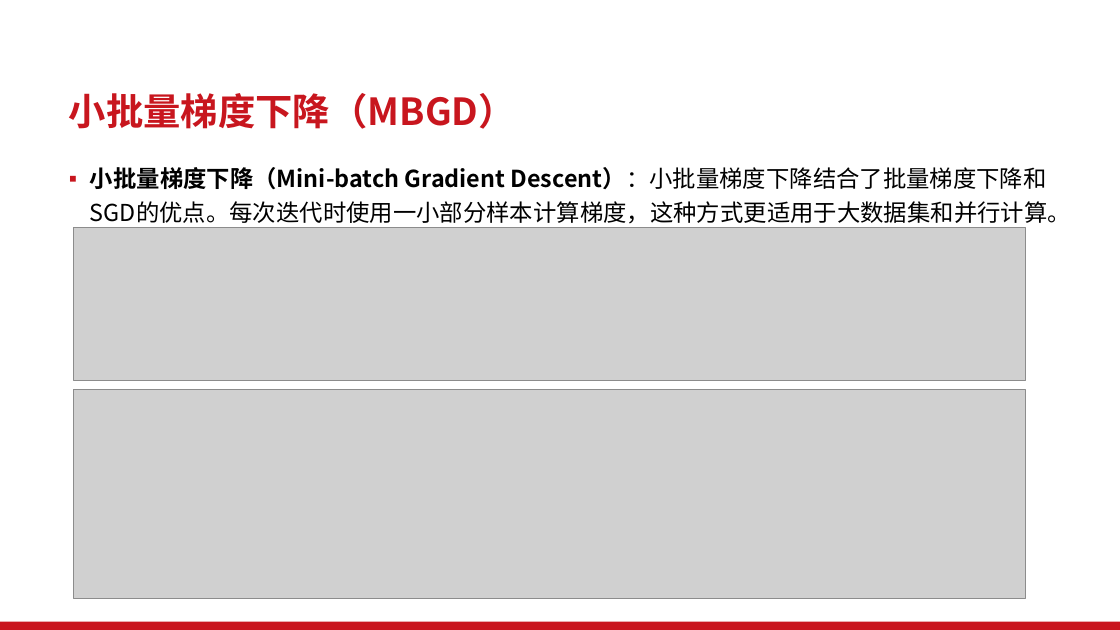
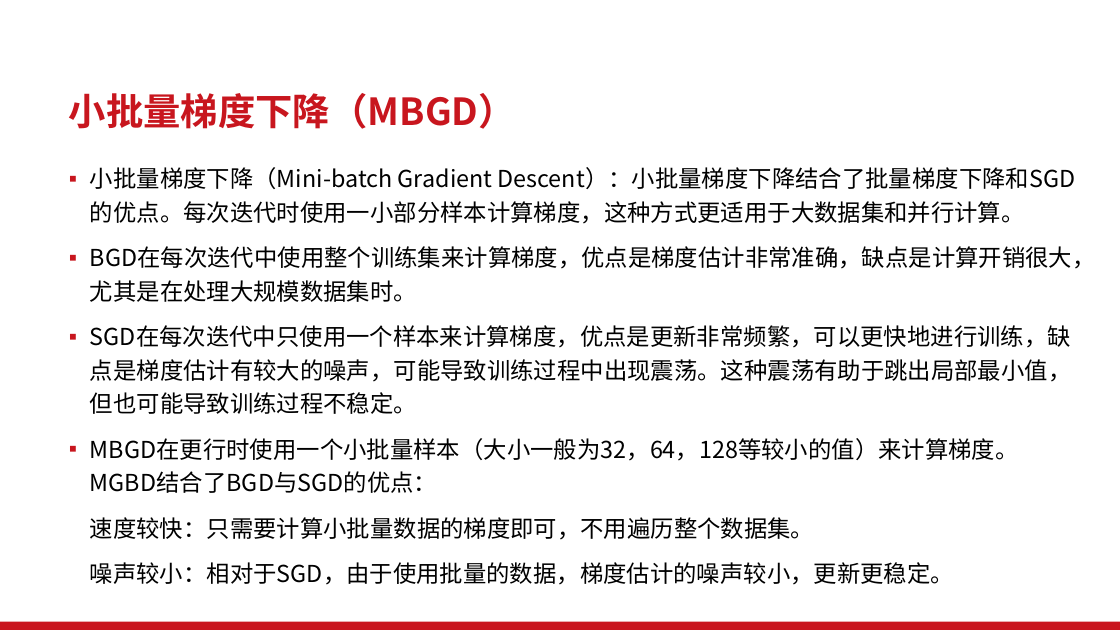
Before and after one commit to Vitalrubbish/Project-for-CS1950, a slide deck: slide 23 of 伟大思想报告PPT(加入历史与应用).pptx (slide 22 before the commit). Drawn at 1120x630 pixels with LibreOffice and Linux fonts; fonts in the diff are those of the drawing; grey boxes stand for pictures; background and template pictures are left out. Boxes give left, top, right and bottom in pixels: in the first picture for what was removed or moved away, otherwise in the second. Text is boxed around its words. In the diff, an @@ line names an element or a change of style, - is before the commit and + after.

```diff
--- a/伟大思想报告PPT(加入历史与应用).pptx
+++ b/伟大思想报告PPT(加入历史与应用).pptx
@@ text at [90, 167, 1076, 224]: bold off in "小批量梯度下降（Mini-batch Gradient Descent）：小批量梯度下降结合了批量梯度下降和SGD的优点 ..." @@
@@ picture removed at [74, 228, 1025, 381] @@
@@ text at [90, 246, 1096, 585]: paragraphs added @@
+▪ BGD在每次迭代中使用整个训练集来计算梯度，优点是梯度估计非常准确，缺点是计算开销很大，尤其是在处理大规模数据集时。
+▪ SGD在每次迭代中只使用一个样本来计算梯度，优点是更新非常频繁，可以更快地进行训练，缺点是梯度估计有较大的噪声，可能导致训练过程中出现震荡。这种震荡有助于跳出局部最小值，但也可能导致训练过程不稳定。
+▪ MBGD在更行时使用一个小批量样本（大小一般为32，64，128等较小的值）来计算梯度。MGBD结合了BGD与SGD的优点：
+速度较快：只需要计算小批量数据的梯度即可，不用遍历整个数据集。
+噪声较小：相对于SGD，由于使用批量的数据，梯度估计的噪声较小，更新更稳定。
@@ picture removed at [74, 390, 1025, 599] @@
```
Also in this commit, not shown: 8 other slides changed, 1 slide added.
